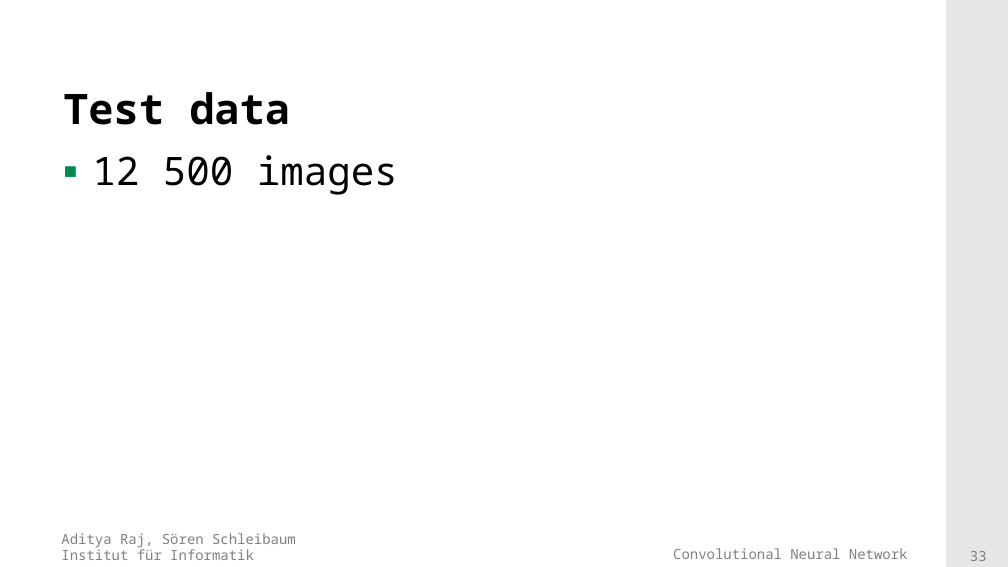
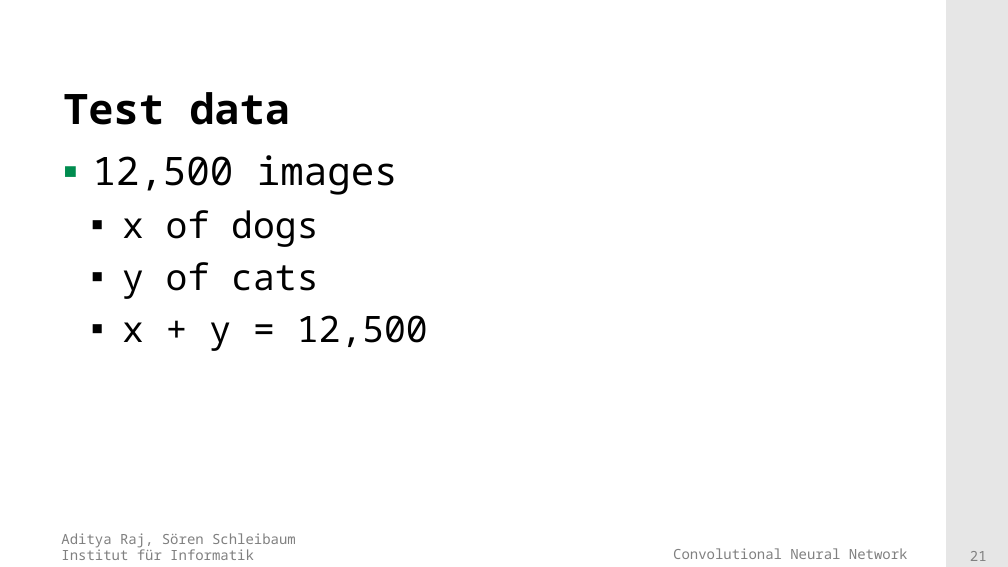
Before and after one commit to adityaraj52/ConvNet, a slide deck: slide 21 of PresentationsAndTalk/Presentation_final.pptx (slide 33 before the commit). Drawn at 1008x567 pixels with LibreOffice and Linux fonts; fonts in the diff are those of the drawing; background and template pictures are left out. Boxes give left, top, right and bottom in pixels: in the first picture for what was removed or moved away, otherwise in the second. Text is boxed around its words. In the diff, an @@ line names an element or a change of style, - is before the commit and + after.

```diff
--- a/PresentationsAndTalk/Presentation_final.pptx
+++ b/PresentationsAndTalk/Presentation_final.pptx
@@ text at (93, 155, 428, 351): text changed; size 28 to 26 pt @@
-▪ 12 500 images
+▪ 12,500 images
+  ▪ x of dogs
+  ▪ y of cats
+  ▪ x + y = 12,500
@@ page number at (970, 551, 987, 561): text changed @@
-33
+21
```
Also in this commit, not shown: 9 other slides changed, 23 slides added, 1 other file.
